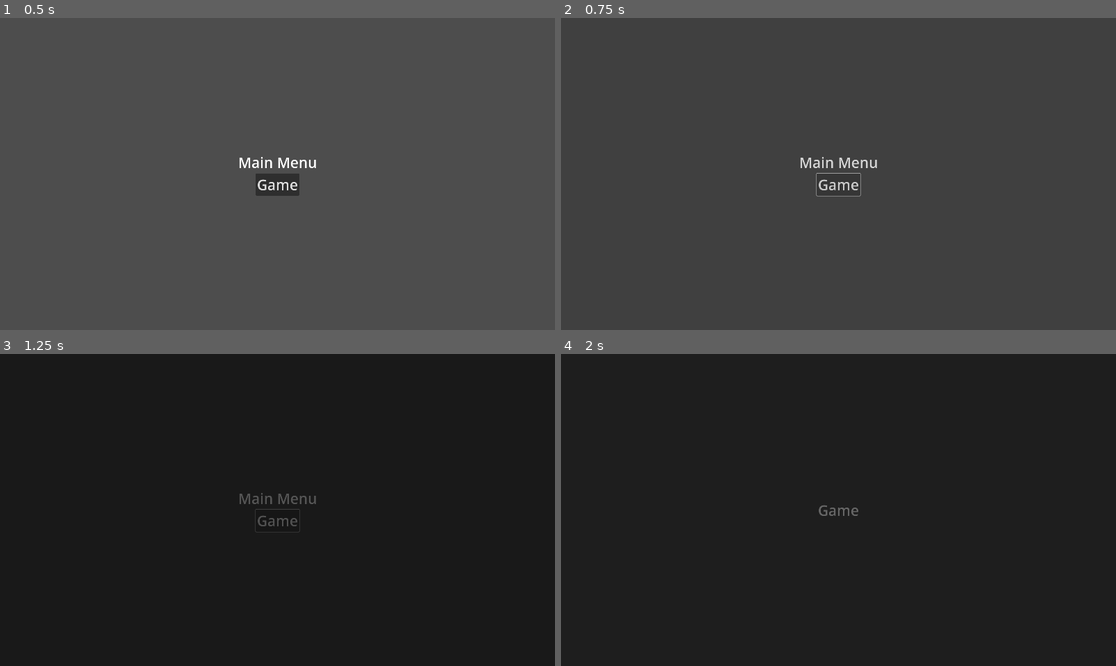
Above: before the commit, frames 1-4 (two rows, left to right).
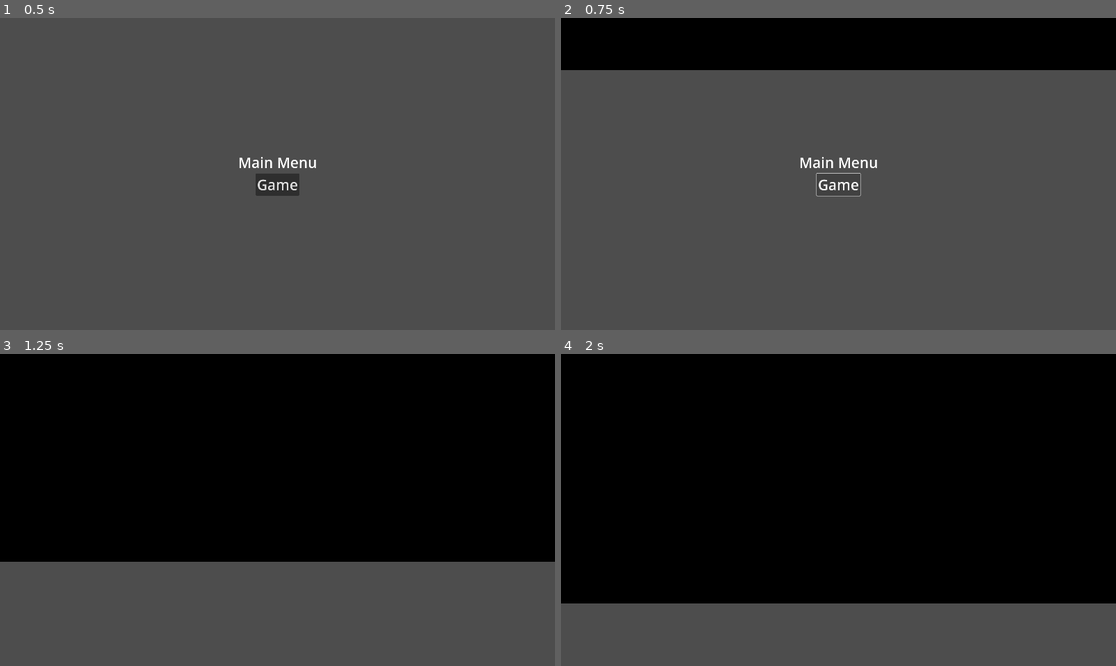
Above: after the commit, the same moments.

Repository: nonagaga/MJ193
Game: Godot game, scene res://Scenes/scene_manager.tscn
The game is run twice, just before and just after one commit, with the same random seed, the same clock (stepped at 60 frames per second) and the same inputs.
Inputs:
- Up to frame 1 (0.5 s): no input
- Up to frame 2 (0.75 s): click "Game" at 0.5 s
- Up to frame 3 (1.25 s): no input
- Up to frame 4 (2 s): click "Game" at 1.25 s

Frame 1 is identical in both runs. In frame 2, 17% of the frame differs, in the area x 0-100%, y 0-58%; in frame 3, 100%; in frame 4, 100%, in the area x 0-100%, y 0-100%.

Commit message:
Added a vertical wipe for testing

Diff:
--- /dev/null
+++ b/Scenes/Transitions/vert_wipe.tscn
@@ -0,0 +1,72 @@
+[gd_scene load_steps=6 format=3 uid="uid://fy0jj162yhrr"]
+
+[ext_resource type="PackedScene" uid="uid://c03ysbvopefgs" path="res://Scenes/Transitions/transition_template.tscn" id="1_ulaju"]
+
+[sub_resource type="Animation" id="Animation_v5ejs"]
+resource_name = "in"
+length = 1.2
+tracks/0/type = "value"
+tracks/0/imported = false
+tracks/0/enabled = true
+tracks/0/path = NodePath("ColorRect:position")
+tracks/0/interp = 1
+tracks/0/loop_wrap = true
+tracks/0/keys = {
+"times": PackedFloat32Array(0, 1),
+"transitions": PackedFloat32Array(1, 1),
+"update": 0,
+"values": [Vector2(0, -1080), Vector2(0, 0)]
+}
+
+[sub_resource type="Animation" id="Animation_5bni3"]
+length = 0.001
+tracks/0/type = "value"
+tracks/0/imported = false
+tracks/0/enabled = true
+tracks/0/path = NodePath("ColorRect:position")
+tracks/0/interp = 1
+tracks/0/loop_wrap = true
+tracks/0/keys = {
+"times": PackedFloat32Array(0),
+"transitions": PackedFloat32Array(1),
+"update": 0,
+"values": [Vector2(0, 0)]
+}
+
+[sub_resource type="Animation" id="Animation_ulaju"]
+resource_name = "out"
+tracks/0/type = "value"
+tracks/0/imported = false
+tracks/0/enabled = true
+tracks/0/path = NodePath("ColorRect:position")
+tracks/0/interp = 1
+tracks/0/loop_wrap = true
+tracks/0/keys = {
+"times": PackedFloat32Array(0, 1),
+"transitions": PackedFloat32Array(1, 1),
+"update": 0,
+"values": [Vector2(0, 0), Vector2(0, -1080)]
+}
+
+[sub_resource type="AnimationLibrary" id="AnimationLibrary_1m2bo"]
+_data = {
+&"RESET": SubResource("Animation_5bni3"),
+&"in": SubResource("Animation_v5ejs"),
+&"out": SubResource("Animation_ulaju")
+}
+
+[node name="TransitionTemplate" node_paths=PackedStringArray("animation_player") instance=ExtResource("1_ulaju")]
+animation_player = NodePath("AnimationPlayer")
+
+[node name="ColorRect" type="ColorRect" parent="." index="0"]
+anchors_preset = 15
+anchor_right = 1.0
+anchor_bottom = 1.0
+grow_horizontal = 2
+grow_vertical = 2
+color = Color(0, 0, 0, 1)
+
+[node name="AnimationPlayer" type="AnimationPlayer" parent="." index="1"]
+libraries = {
+&"": SubResource("AnimationLibrary_1m2bo")
+}
--- a/Scenes/button.gd
+++ b/Scenes/button.gd
@@ -2,5 +2,5 @@
 
 func _ready() -> void:
 	pressed.connect(func():
-		Globals.scene_manager.transition_to("game")
+		Globals.scene_manager.transition_to("game","vert_wipe")
 		)
--- a/Scenes/scene_manager.tscn
+++ b/Scenes/scene_manager.tscn
@@ -1,9 +1,10 @@
-[gd_scene load_steps=5 format=3 uid="uid://dnxohddb4syfo"]
+[gd_scene load_steps=6 format=3 uid="uid://dnxohddb4syfo"]
 
 [ext_resource type="Script" uid="uid://477ivaomoyvj" path="res://Scenes/scene_manager.gd" id="1_mk1ro"]
 [ext_resource type="PackedScene" uid="uid://bd2lxchcuwtg6" path="res://Scenes/main_menu.tscn" id="2_8j8h1"]
 [ext_resource type="PackedScene" uid="uid://dupy1f8fboept" path="res://Scenes/game_test.tscn" id="3_py5r8"]
 [ext_resource type="PackedScene" uid="uid://d2s8a1a7bdh41" path="res://Scenes/Transitions/fade_to_black.tscn" id="4_t7rfq"]
+[ext_resource type="PackedScene" uid="uid://fy0jj162yhrr" path="res://Scenes/Transitions/vert_wipe.tscn" id="5_py5r8"]
 
 [node name="SceneManager" type="Node2D"]
 script = ExtResource("1_mk1ro")
@@ -12,5 +13,6 @@
 "game": ExtResource("3_py5r8")
 })
 trans_list = Dictionary[String, PackedScene]({
-"default": ExtResource("4_t7rfq")
+"default": ExtResource("4_t7rfq"),
+"vert_wipe": ExtResource("5_py5r8")
 })
